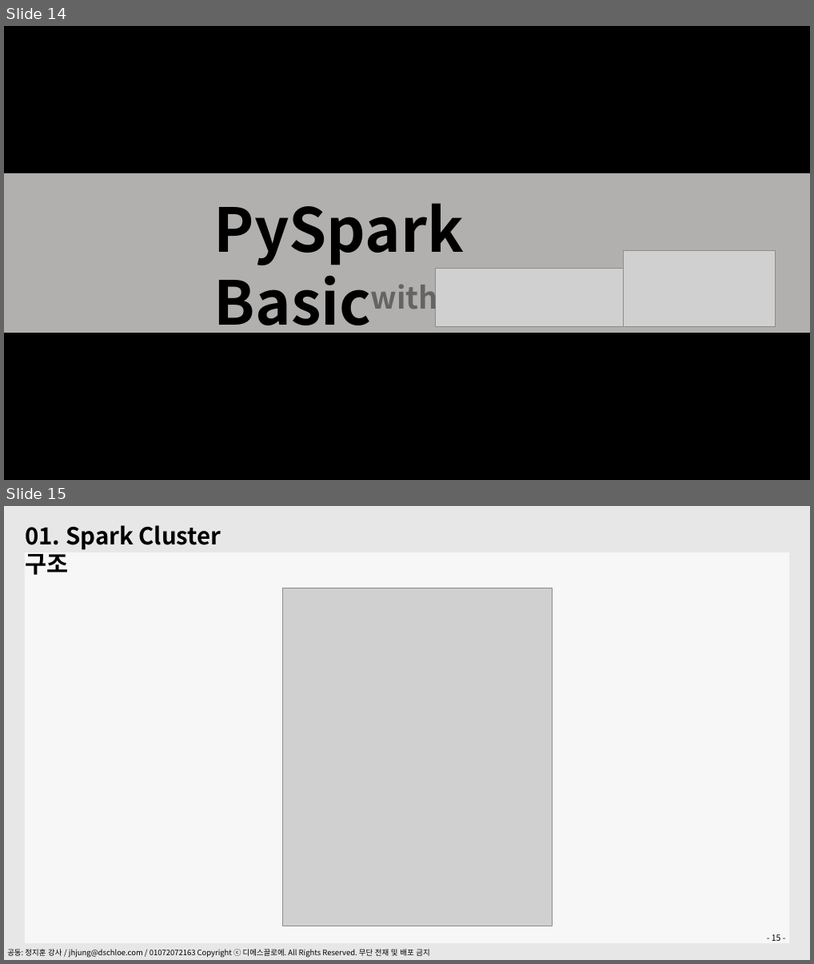
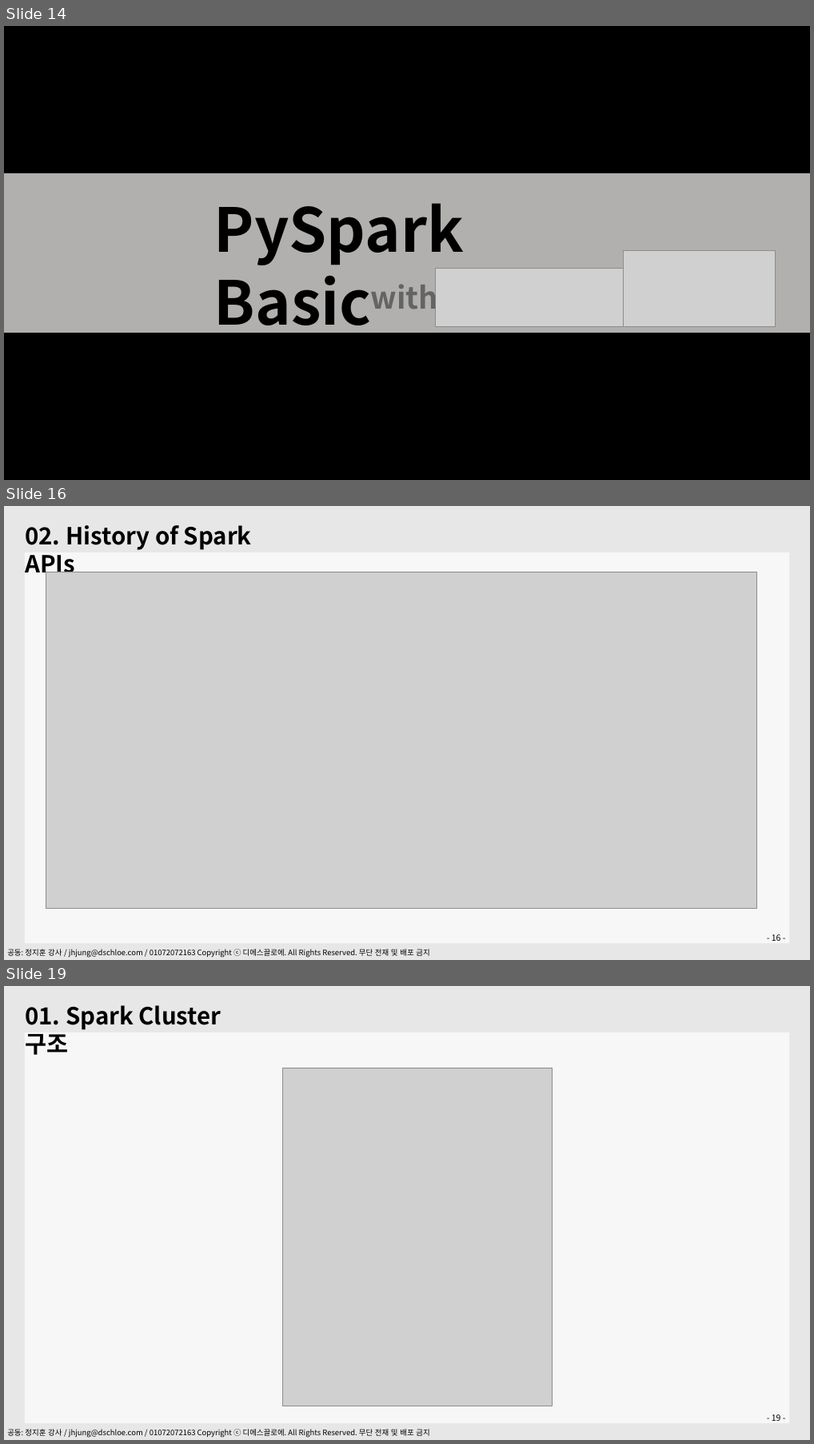
Before and after one commit to dschloe/pyspark_tutorial, a slide deck: PySpark.pptx. Shown one above the other, each under a label of ours: slides 14 and 15 before the commit, slides 14, 16 and 19 after it; the slides between them are not shown. The pictures are 814x964 and 814x1444 pixels, drawn with LibreOffice and Linux fonts; fonts in the diff are those of the drawing; grey boxes stand for pictures. Boxes give left, top, right and bottom in pixels: in the first picture for what was removed or moved away, otherwise in the second. Text is boxed around its words. In the diff, an @@ line names an element or a change of style, - is before the commit and + after.

```diff
--- a/PySpark.pptx
+++ b/PySpark.pptx
@@ slide 16 added at bbox=[4, 506, 810, 960], background #E9E7E7; not listed: 2 template elements that a slide beside it also shows @@
@@ text added at bbox=[25, 525, 252, 579], 28 pt, text #000000, bold @@
+02. History of Spark APIs
@@ picture added at bbox=[46, 572, 758, 908] @@
@@ page number added at bbox=[772, 934, 782, 940], 10 pt, text #000000 @@
+- 16 -
@@ what was slide 15 is now slide 19 @@
```
Also in this commit, not shown: 3 other slides added, 1 other file.
